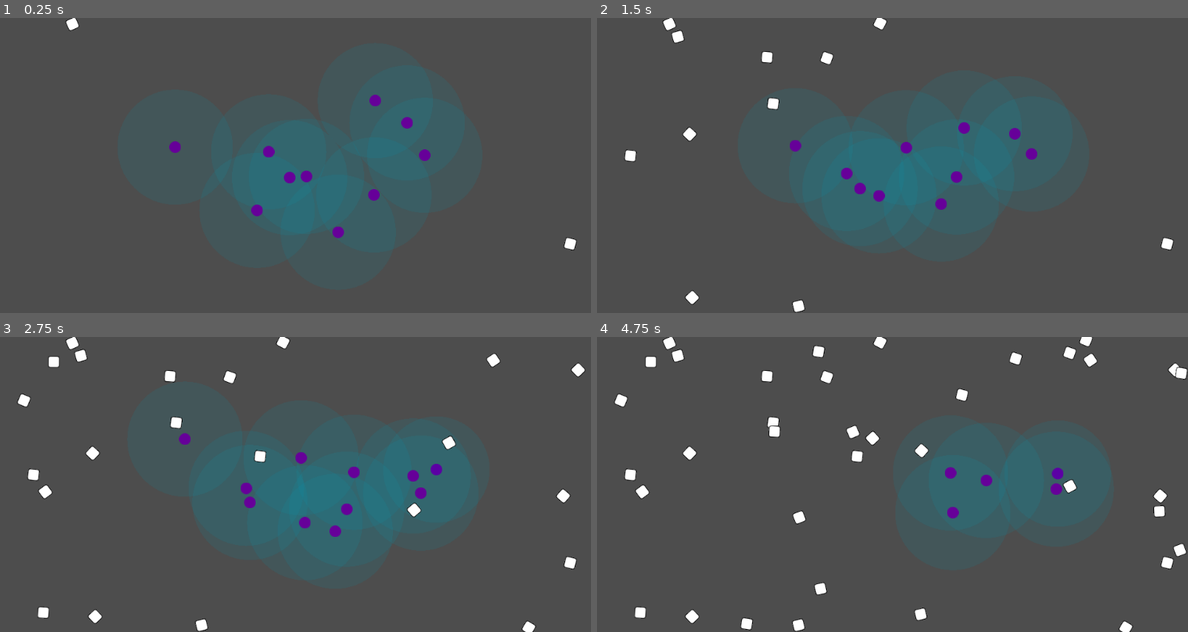
Above: before the commit, frames 1-4 (two rows, left to right).
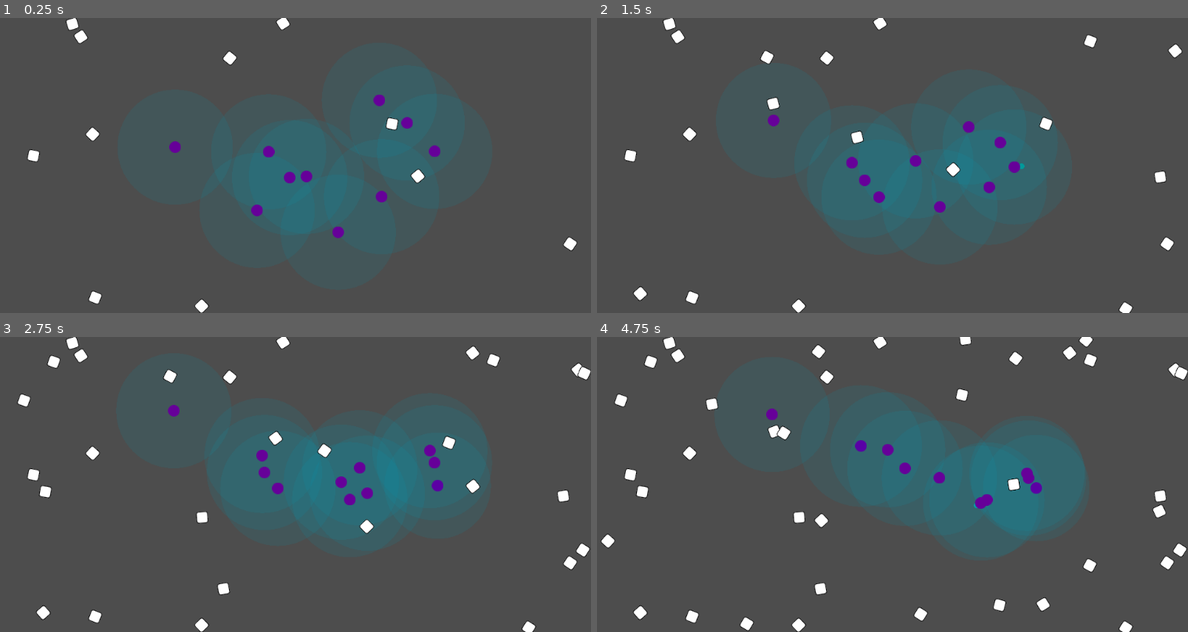
Above: after the commit, the same moments.

Repository: wivest/Natural-Selection
Game: Godot game, scene res://scenes/main.tscn
Two runs of this game, one before a commit and one after it. Both use one fixed random seed, a clock stepped at 60 frames per second and the inputs below.
Inputs:
- Up to frame 1 (0.25 s): no input
- Up to frame 2 (1.5 s): no input
- Up to frame 3 (2.75 s): no input
- Up to frame 4 (4.75 s): no input

The runs differ from the first frame. In frame 1, 1.0% of the frame differs, in the area x 4-98%, y 0-100%; in frame 2, 1.9%; in frame 3, 3.6%; in frame 4, 6.3%, in the area x 0-100%, y 0-100%.

Commit message:
feat: generalize Spawner

Diff:
--- a/scenes/field/field.gd
+++ b/scenes/field/field.gd
@@ -8,7 +8,16 @@
 
 func _ready():
 	creature_manager.parameters = parameters
-	spawner.parameters = parameters
+	spawner.items_on_start = parameters.food_on_start
+	update_food_spawner()
 
 	ready.connect(creature_manager._on_field_ready)
 	ready.connect(spawner._on_field_ready)
+
+	parameters.changed.connect(_on_parameters_changed)
+
+func update_food_spawner():
+	spawner.spawn_rate = parameters.speed * parameters.food_spawn_rate
+
+func _on_parameters_changed():
+	update_food_spawner()
--- a/scenes/field/field.tscn
+++ b/scenes/field/field.tscn
@@ -12,7 +12,9 @@
 script = ExtResource("2_j03ma")
 speed = 1.0
 food_spawn_rate = 10.0
-creatures_on_start = 10.0
+food_on_start = 10
+creatures_spawn_rate = 0.0
+creatures_on_start = 10
 energy_on_start = 400.0
 division_lower_bound = 800.0
 energy_consumed_on_division = 400.0
--- a/scenes/main.tscn
+++ b/scenes/main.tscn
@@ -8,7 +8,9 @@
 script = ExtResource("2_g82rb")
 speed = 1.0
 food_spawn_rate = 10.0
-creatures_on_start = 10.0
+food_on_start = 10
+creatures_spawn_rate = 0.0
+creatures_on_start = 10
 energy_on_start = 400.0
 division_lower_bound = 800.0
 energy_consumed_on_division = 400.0
--- a/scenes/spawner/spawner.gd
+++ b/scenes/spawner/spawner.gd
@@ -1,9 +1,12 @@
 class_name Spawner
-extends Node2D
+extends Area2D
 
-@export var food_scene: PackedScene
-
-var parameters: SimulationParameters
+@export var item_scene: PackedScene
+@export var spawn_rate: float:
+	set(value):
+		spawn_rate = value
+		update_timer()
+@export var items_on_start: int
 
 @onready var timer: Timer = $Timer
 @onready var bounds: Rect2 = $Bounds.shape.get_rect()
@@ -14,20 +17,25 @@
 	var y := randf_range(bounds.position.y, bounds.end.y)
 	return Vector2(x, y)
 
-func _on_timer_timeout(): # spawn food on timer timeout
-	var food: Food = food_scene.instantiate() as Food
-	food.position = get_random_point() # set random position inside bounds
-	food.rotation = randf_range(0, 2 * PI) # set random rotation
-	container.add_child(food)
+func spawn_item() -> Node:
+	var item := item_scene.instantiate()
+	item.position = get_random_point() # set random position inside bounds
+	item.rotation = randf_range(0, 2 * PI) # set random rotation
+	container.add_child(item)
 
-func _on_field_ready():
-	parameters.changed.connect(_on_parameters_changed)
+	return item
 
-	timer.wait_time = 1 / (parameters.speed * parameters.food_spawn_rate)
+func _on_timer_timeout(): # spawn item on timer timeout
+	spawn_item()
+
+func _on_field_ready(): # use instead of _ready() function
+	for i in range(items_on_start):
+		spawn_item()
+
 	timer.start()
 
-func _on_parameters_changed(): # update remaining time on change
-	var new_wait_time: float = 1 / (parameters.speed * parameters.food_spawn_rate)
+func update_timer(): # update remaining time on change
+	var new_wait_time: float = 1 / spawn_rate
 	var correlation: float = new_wait_time / timer.wait_time
 	timer.start(timer.time_left * correlation)
 	timer.wait_time = new_wait_time
--- a/scenes/spawner/spawner.tscn
+++ b/scenes/spawner/spawner.tscn
@@ -8,7 +8,7 @@
 
 [node name="Spawner" type="Area2D"]
 script = ExtResource("1_t7ake")
-food_scene = ExtResource("2_nnh3e")
+item_scene = ExtResource("2_nnh3e")
 
 [node name="Timer" type="Timer" parent="."]
 wait_time = 0.1
